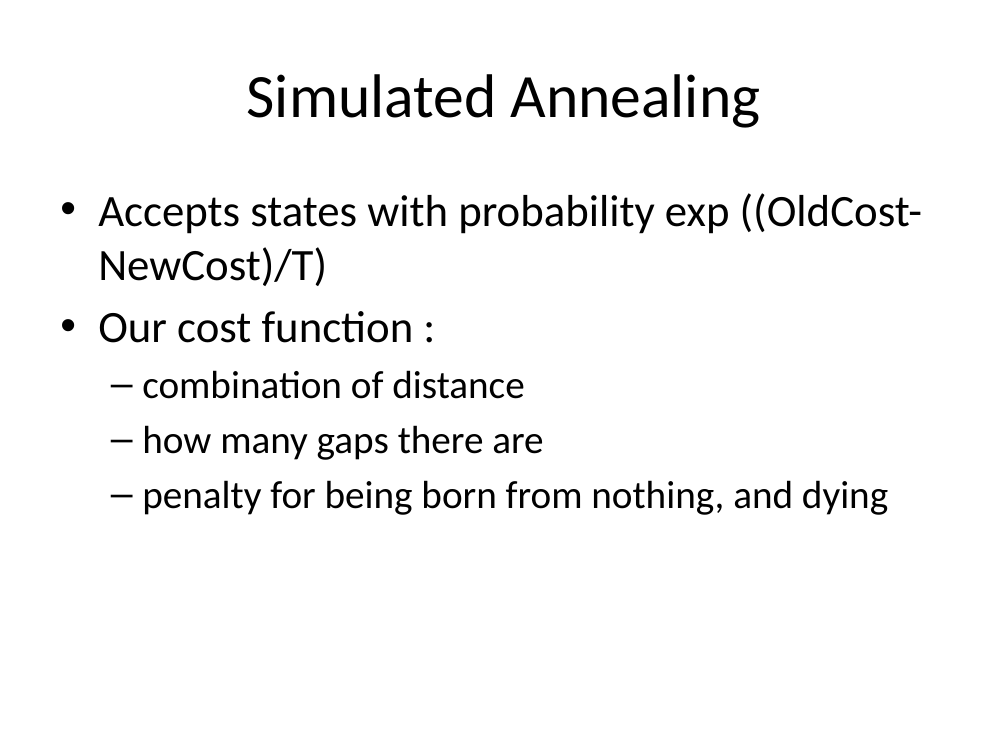
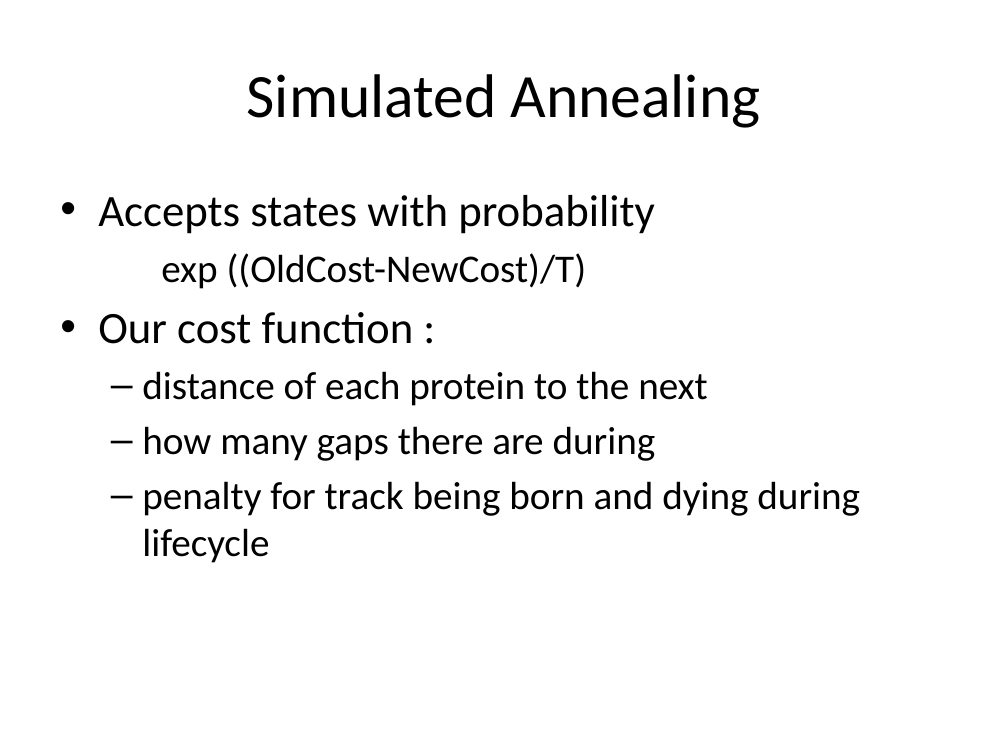
Before and after one commit to asterakin/trackingfoci, a slide deck: slide 4 of ai_project.pptx. Drawn at 1008x756 pixels with LibreOffice and Linux fonts; fonts in the diff are those of the drawing. Boxes give left, top, right and bottom in pixels: in the first picture for what was removed or moved away, otherwise in the second. Text is boxed around its words. In the diff, an @@ line names an element or a change of style, - is before the commit and + after.

```diff
--- a/ai_project.pptx
+++ b/ai_project.pptx
@@ text at (98,195,655,289): text changed @@
-• Accepts states with probability exp ((OldCost-NewCost)/T)
+• Accepts states with probability
+  exp ((OldCost-NewCost)/T)
@@ text at (142,371,860,563): text changed @@
-  – combination of distance
-  – how many gaps there are
-  – penalty for being born from nothing, and dying
+  – distance of each protein to the next
+  – how many gaps there are during
+  – penalty for track being born and dying during lifecycle
```
Also in this commit, not shown: 1 other slide changed, 3 slides added, 1 other file.
